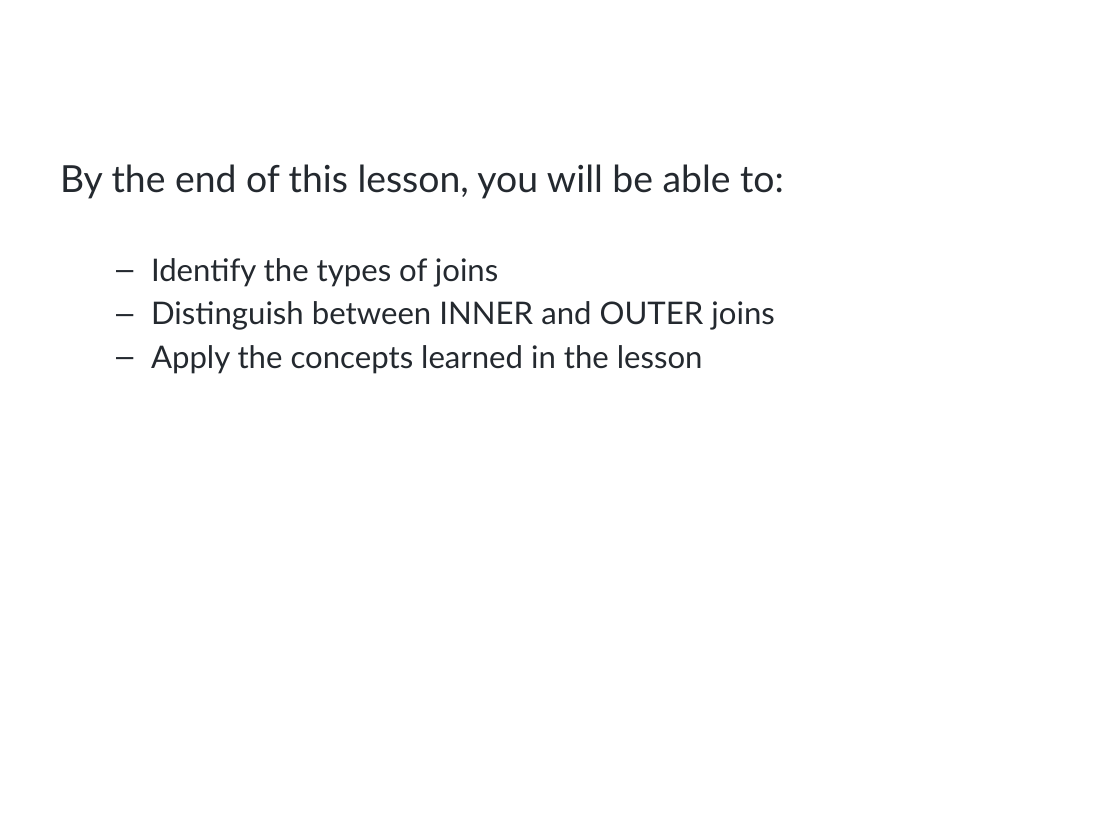
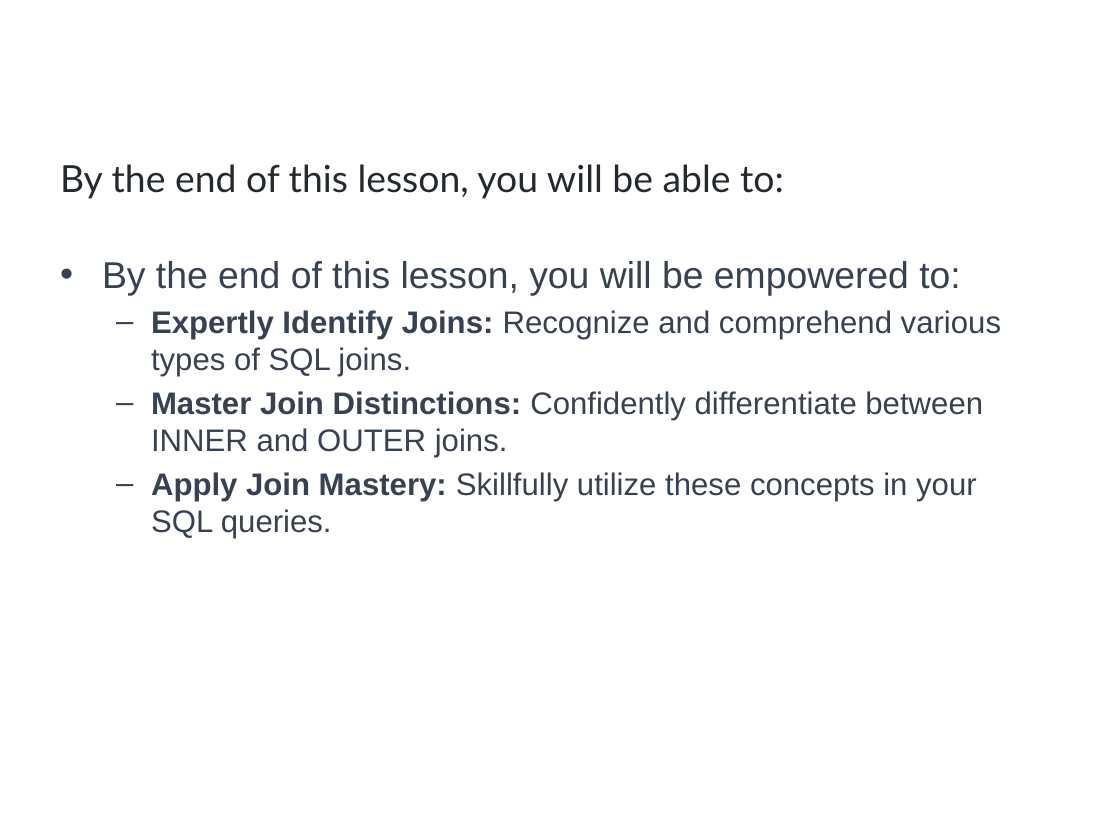
Before and after one commit to a099954/ABC-Program, a slide deck: slide 2 of SQL/Day 4 Joins/Joins.pptx. Drawn at 1120x840 pixels with LibreOffice and Linux fonts; fonts in the diff are those of the drawing; background and template pictures are left out. Boxes give left, top, right and bottom in pixels: in the first picture for what was removed or moved away, otherwise in the second. Text is boxed around its words. In the diff, an @@ line names an element or a change of style, - is before the commit and + after.

Commit message:
added the joins ppt and the temp tables

```diff
--- a/SQL/Day 4 Joins/Joins.pptx
+++ b/SQL/Day 4 Joins/Joins.pptx
@@ text at bbox=[102, 261, 1001, 539]: text changed; font Lato to Arial; text colour #24292F to #374151 @@
-  – Identify the types of joins
-  – Distinguish between INNER and OUTER joins
-  – Apply the concepts learned in the lesson
+• By the end of this lesson, you will be empowered to:
+  – Expertly Identify Joins: Recognize and comprehend various types of SQL joins.
+  – Master Join Distinctions: Confidently differentiate between INNER and OUTER joins.
+  – Apply Join Mastery: Skillfully utilize these concepts in your SQL queries.
```
Also in this commit, not shown: 15 other slides changed, 3 slides added, 6 other files.
